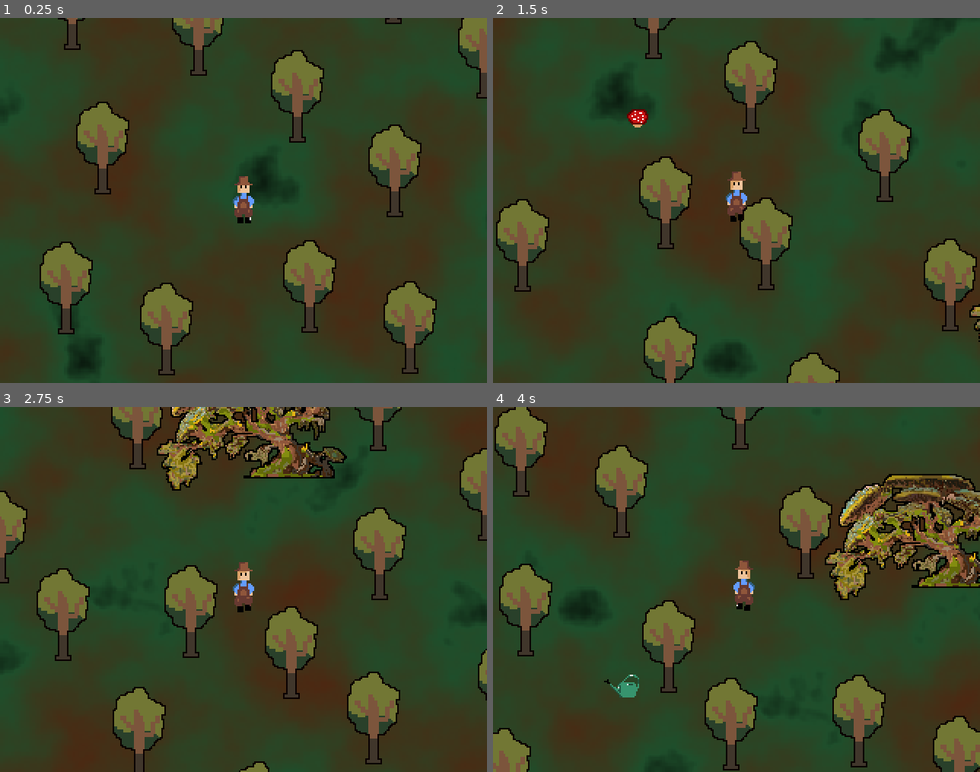
Above: before the commit, frames 1-4 (two rows, left to right).
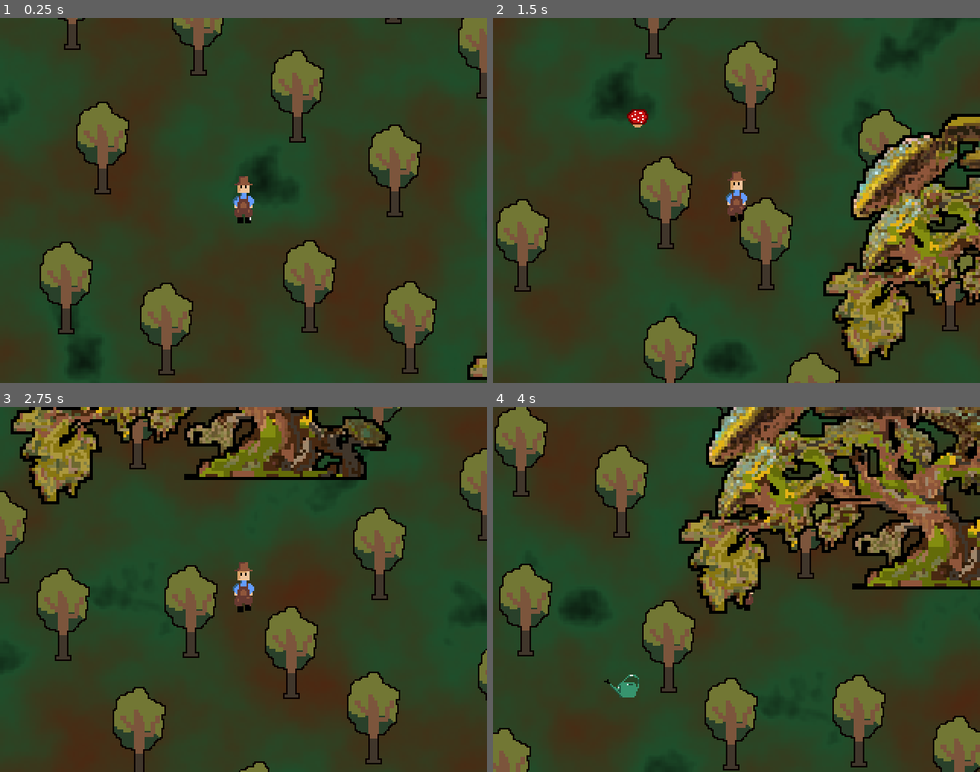
Above: after the commit, the same moments.

Repository: Eren1601/Cyberpunk-Frankenjam
Game: Godot game, scene res://scenes/World.tscn
The game is run twice, just before and just after one commit, with the same random seed, the same clock (stepped at 60 frames per second) and the same inputs.
Inputs:
- Up to frame 1 (0.25 s): no input
- Up to frame 2 (1.5 s): hold D (move_right) 0.53-1.28 s; tap 2 (plant_mushroom) at 0.6 s; hold S (move_down) from 1.28 s (still down); tap 1 (use_axe) at 1.35 s
- Up to frame 3 (2.75 s): release S (move_down) at 2.03 s; hold D (move_right) from 2.03 s (still down); tap 3 (use_watering_can) at 2.1 s
- Up to frame 4 (4 s): release D (move_right) at 2.78 s; hold W (move_up) 2.78-3.53 s; tap 2 (plant_mushroom) at 2.85 s; tap Enter at 3.5 s; hold A (move_left) from 3.53 s (still down); tap 1 (use_axe) at 3.6 s

The runs differ from the first frame. In frame 1, 0.2% of the frame differs, in the area x 95-100%, y 91-100%; in frame 2, 13%; in frame 3, 11%; in frame 4, 23%, in the area x 38-100%, y 0-57%.

Commit message:
OVerlay shtit

Diff:
--- a/scenes/Enemy.tscn
+++ b/scenes/Enemy.tscn
@@ -1,3 +1,69 @@
-[gd_scene format=3 uid="uid://6rv7soijyj8l"]
+[gd_scene load_steps=11 format=3 uid="uid://6rv7soijyj8l"]
+
+[ext_resource type="Script" uid="uid://bme7kfkprcall" path="res://scripts/enemy.gd" id="1_3gvst"]
+[ext_resource type="Texture2D" uid="uid://br0j1g7533iro" path="res://aseprite/enemyOne3-Sheet.png" id="2_55jtl"]
+
+[sub_resource type="AtlasTexture" id="AtlasTexture_mpr68"]
+atlas = ExtResource("2_55jtl")
+region = Rect2(0, 0, 8, 8)
+
+[sub_resource type="AtlasTexture" id="AtlasTexture_ft8do"]
+atlas = ExtResource("2_55jtl")
+region = Rect2(8, 0, 8, 8)
+
+[sub_resource type="AtlasTexture" id="AtlasTexture_5wwv6"]
+atlas = ExtResource("2_55jtl")
+region = Rect2(16, 0, 8, 8)
+
+[sub_resource type="AtlasTexture" id="AtlasTexture_1vja8"]
+atlas = ExtResource("2_55jtl")
+region = Rect2(24, 0, 8, 8)
+
+[sub_resource type="AtlasTexture" id="AtlasTexture_iwav8"]
+atlas = ExtResource("2_55jtl")
+region = Rect2(32, 0, 8, 8)
+
+[sub_resource type="AtlasTexture" id="AtlasTexture_1i2q2"]
+atlas = ExtResource("2_55jtl")
+region = Rect2(40, 0, 8, 8)
+
+[sub_resource type="SpriteFrames" id="SpriteFrames_ly5gv"]
+animations = [{
+"frames": [{
+"duration": 1.0,
+"texture": SubResource("AtlasTexture_mpr68")
+}, {
+"duration": 1.0,
+"texture": SubResource("AtlasTexture_ft8do")
+}, {
+"duration": 1.0,
+"texture": SubResource("AtlasTexture_5wwv6")
+}, {
+"duration": 1.0,
+"texture": SubResource("AtlasTexture_1vja8")
+}, {
+"duration": 1.0,
+"texture": SubResource("AtlasTexture_iwav8")
+}, {
+"duration": 1.0,
+"texture": SubResource("AtlasTexture_1i2q2")
+}],
+"loop": true,
+"name": &"default",
+"speed": 4.0
+}]
+
+[sub_resource type="RectangleShape2D" id="RectangleShape2D_82o86"]
+size = Vector2(8, 8)
 
 [node name="Enemy" type="Node2D"]
+script = ExtResource("1_3gvst")
+
+[node name="AnimatedSprite2D" type="AnimatedSprite2D" parent="."]
+sprite_frames = SubResource("SpriteFrames_ly5gv")
+frame_progress = 0.42452937
+
+[node name="Area2D" type="Area2D" parent="."]
+
+[node name="CollisionShape2D" type="CollisionShape2D" parent="Area2D"]
+shape = SubResource("RectangleShape2D_82o86")
--- a/scenes/World.tscn
+++ b/scenes/World.tscn
@@ -1,10 +1,11 @@
-[gd_scene load_steps=30 format=3 uid="uid://46efp3lmwcbh"]
+[gd_scene load_steps=31 format=3 uid="uid://46efp3lmwcbh"]
 
 [ext_resource type="PackedScene" uid="uid://c5k7efi2kjktv" path="res://scenes/Tree.tscn" id="1_hlk0d"]
 [ext_resource type="PackedScene" uid="uid://cc025nun0pfn2" path="res://scenes/Player.tscn" id="2_0uv0p"]
 [ext_resource type="Script" uid="uid://t8256dgfabob" path="res://scripts/root_graph.gd" id="3_b3faq"]
 [ext_resource type="Script" uid="uid://kbdndscucxg5" path="res://scripts/enemy_spawner.gd" id="4_ygioq"]
 [ext_resource type="Script" uid="uid://6n4t5wt7pvdf" path="res://scripts/root_overlay.gd" id="5_pdh0q"]
+[ext_resource type="PackedScene" uid="uid://6rv7soijyj8l" path="res://scenes/Enemy.tscn" id="6_4q8dg"]
 [ext_resource type="Script" uid="uid://v8mr16i7s03o" path="res://scripts/game_state.gd" id="6_h1bdy"]
 [ext_resource type="Texture2D" uid="uid://cg0yl5kmhv0bq" path="res://aseprite/Sprites/Overlay/glitch_screen-Sheet1.png" id="7_yncth"]
 [ext_resource type="Texture2D" uid="uid://dktrn2c3vwgym" path="res://aseprite/Sprites/Overlay/glitch_screen-Sheet2.png" id="8_jgbtq"]
@@ -563,7 +564,8 @@
 _node_id = 71
 
 [node name="Tree54" parent="Forest Layer/Trees" instance=ExtResource("25_jgbtq")]
-position = Vector2(-1, 5)
+position = Vector2(-37, 0)
+scale = Vector2(2, 2)
 
 [node name="RootGraph" type="Node" parent="."]
 script = ExtResource("3_b3faq")
@@ -572,6 +574,7 @@
 
 [node name="EnemySpawner" type="Node" parent="."]
 script = ExtResource("4_ygioq")
+enemy_scene = ExtResource("6_4q8dg")
 
 [node name="GameState" type="Node" parent="."]
 script = ExtResource("6_h1bdy")
@@ -587,7 +590,6 @@
 metadata/_edit_lock_ = true
 
 [node name="CanvasLayer" type="CanvasLayer" parent="."]
-visible = false
 
 [node name="OverlayBG" type="TextureRect" parent="CanvasLayer"]
 offset_right = 40.0
@@ -611,3 +613,5 @@
 canvas = NodePath("..")
 graph_path = NodePath("../RootGraph")
 metadata/_edit_use_anchors_ = true
+
+[node name="EnemyLayer" type="Node2D" parent="CanvasLayer"]
--- a/scripts/enemy.gd
+++ b/scripts/enemy.gd
@@ -1 +1,117 @@
-extends Node
+extends Node2D
+
+@export var current_node: int = 0
+@export var goal_node: int = 0
+@export var speed_px_per_s: float = 30.0  # movement in UI pixels per second
+
+var graph: RootGraph                      # requires `class_name RootGraph` in RootGraph.gd
+var overlay: Node                         # RootOverlay; we will call world_to_ui() via call()
+var enemy_layer: Node2D                   # parent space for UI-local movement
+var anim_sprite: AnimatedSprite2D
+
+var path: Array[int] = []
+var poly_ui_local: PackedVector2Array = PackedVector2Array()
+var seg: int = 0
+var seg_len: float = 0.0
+var seg_t: float = 0.0  # 0..1 along current segment
+
+func _ready() -> void:
+	# Locate dependencies by name
+	graph = get_tree().get_root().find_child("RootGraph", true, false)
+	overlay = get_tree().get_root().find_child("RootOverlay", true, false)
+	enemy_layer = get_tree().get_root().find_child("EnemyLayer", true, false)
+
+	anim_sprite = $AnimatedSprite2D
+
+	if graph == null or overlay == null:
+		push_warning("MinimapEnemy: Missing RootGraph or RootOverlay.")
+		queue_free()
+		return
+
+	# Ensure we live under EnemyLayer (create if missing)
+	if enemy_layer == null:
+		var ui := get_tree().get_root().find_child("UI", true, false)
+		if ui == null:
+			push_warning("MinimapEnemy: 'UI' CanvasLayer not found.")
+			queue_free()
+			return
+		enemy_layer = Node2D.new()
+		enemy_layer.name = "EnemyLayer"
+		ui.add_child(enemy_layer)
+
+	if get_parent() != enemy_layer:
+		enemy_layer.add_child(self)
+
+	anim_sprite.play()
+	graph.connect("graph_changed", Callable(self, "_on_graph_changed"))
+	_plan()
+	_load_edge_poly_ui_local()
+	if poly_ui_local.size() > 0:
+		position = poly_ui_local[0]  # local to EnemyLayer
+
+func _on_graph_changed() -> void:
+	_plan()
+	_load_edge_poly_ui_local()
+
+func _process(delta: float) -> void:
+	if poly_ui_local.size() < 2:
+		return
+
+	var remain: float = speed_px_per_s * delta
+	while remain > 0.0 and seg < poly_ui_local.size() - 1:
+		var a: Vector2 = poly_ui_local[seg]
+		var b: Vector2 = poly_ui_local[seg + 1]
+
+		if seg_len <= 0.0:
+			seg_len = a.distance_to(b)
+			seg_t = 0.0
+			if seg_len <= 0.0001:
+				seg += 1
+				seg_len = 0.0
+				continue
+
+		var step: float = min(remain, seg_len * (1.0 - seg_t))
+		var dt: float = step / seg_len
+		seg_t += dt
+		position = a.lerp(b, seg_t)  # LOCAL (EnemyLayer space)
+
+		remain -= step
+
+		if seg_t >= 0.9999:
+			seg += 1
+			seg_len = 0.0
+			seg_t = 0.0
+
+	if seg >= poly_ui_local.size() - 1:
+		# advance path or finish
+		if path.size() >= 2:
+			current_node = path[1]
+			path.pop_front()
+			_load_edge_poly_ui_local()
+		else:
+			queue_free()
+
+func _plan() -> void:
+	path = graph.shortest_path(current_node, goal_node)
+
+func _load_edge_poly_ui_local() -> void:
+	poly_ui_local = PackedVector2Array()
+	seg = 0
+	seg_len = 0.0
+	seg_t = 0.0
+	if path.size() < 2:
+		return
+
+	var a_id: int = path[0]
+	var b_id: int = path[1]
+	# World-space polyline of the curved edge
+	var poly_world: PackedVector2Array = graph.get_edge_polyline(a_id, b_id, 24)
+	if poly_world.size() == 0:
+		return
+
+	# Map to UI and then to EnemyLayer local space
+	for pw in poly_world:
+		# overlay.world_to_ui(pw) is called via Variant; type the variable explicitly
+		var p_ui: Vector2 = overlay.call("world_to_ui", pw)
+		var p_local: Vector2 = enemy_layer.to_local(p_ui)
+		poly_ui_local.append(p_local)
--- a/scripts/enemy_spawner.gd
+++ b/scripts/enemy_spawner.gd
@@ -1 +1,129 @@
+# scripts/EnemySpawner.gd
 extends Node
+
+signal minimap_spawn_requested(start_node: int, goal_node: int, speed_px_per_s: float)
+
+@export var goal_node: int = 0
+@export var enemy_speed_px: float = 80.0  # UI-Pixel pro Sekunde
+
+# Wave timing
+@export var wave_interval: float = 30.0          # seconds between waves
+@export var spawn_spacing: float = 0.35          # seconds between spawns inside a wave
+
+# Wave size & scaling
+@export var enemies_per_wave: int = 3            # base number per wave
+@export var wave_growth: int = 3                # how many more enemies each next wave
+@export var max_spawn_locations: int = 2         # unique spawn nodes to pick per wave
+
+# Randomness
+@export var random_seed: int = -1                # -1 => random at runtime
+
+# --- Runtime state ---
+var graph: RootGraph
+var rng := RandomNumberGenerator.new()
+
+var current_wave: int = 1
+var in_wave: bool = false
+var wave_timer: float = 0.0
+var spawn_timer: float = 0.0
+
+var selected_spawn_nodes: Array[int] = []
+var to_spawn_in_wave: int = 0
+var spawn_index: int = 0   # cycles through selected locations
+
+func _ready() -> void:
+	# RNG init
+	if random_seed < 0:
+		rng.randomize()
+	else:
+		rng.seed = int(random_seed)
+
+	# Find graph by name (no need to wire in inspector)
+	graph = get_tree().get_root().find_child("RootGraph", true, false)
+	if graph == null:
+		push_warning("EnemySpawner: RootGraph not found. Name your graph node 'RootGraph'.")
+		return
+
+	# Optional: start immediately or wait for first interval
+	_start_next_wave()
+
+func _process(delta: float) -> void:
+	if graph == null:
+		printerr("graph is null")
+		return
+
+	if !in_wave:
+		# between waves
+		wave_timer += delta
+		if wave_timer >= wave_interval:
+			_start_next_wave()
+	else:
+		# inside wave
+		if to_spawn_in_wave <= 0:
+			_end_wave()
+			return
+
+		spawn_timer += delta
+		if spawn_timer >= spawn_spacing:
+			spawn_timer = 0.0
+			_spawn_one_from_selection()
+
+# --- Wave lifecycle ---
+
+func _start_next_wave() -> void:
+	# pick spawn locations for this wave
+	selected_spawn_nodes = select_locations_for_next_wave()
+	if selected_spawn_nodes.is_empty():
+		# no valid spawn nodes -> postpone and try later
+		in_wave = false
+		wave_timer = 0.0
+		return
+
+	in_wave = true
+	wave_timer = 0.0
+	spawn_timer = 0.0
+	spawn_index = 0
+	to_spawn_in_wave = enemies_per_wave + (current_wave - 1) * wave_growth
+
+func _end_wave() -> void:
+	in_wave = false
+	current_wave += 1
+	wave_timer = 0.0
+	spawn_timer = 0.0
+
+# --- Selection & Spawning ---
+
+func select_locations_for_next_wave() -> Array[int]:
+	# Get all enabled spawn nodes from graph
+	if !graph or !graph.has_method("get_spawn_nodes"):
+		return []
+	var candidates: Array[int] = graph.get_spawn_nodes()
+	if candidates.is_empty():
+		return []
+
+	# Shuffle candidates deterministically per wave (so replays are stable if seeded)
+	_shuffle_in_place(candidates)
+	# Limit to max_spawn_locations (but at least 1)
+	var k : int = max(1, max_spawn_locations)
+	if candidates.size() > k:
+		candidates.resize(k)
+	print_debug(candidates)
+	return candidates
+
+func _spawn_one_from_selection() -> void:
+	if graph == null or selected_spawn_nodes.is_empty():
+		return
+	var loc_id: int = selected_spawn_nodes[spawn_index % selected_spawn_nodes.size()]
+	spawn_index += 1
+	# Statt Szene: Signal an Overlay
+	emit_signal("minimap_spawn_requested", loc_id, goal_node, enemy_speed_px)
+	to_spawn_in_wave -= 1
+
+
+func _shuffle_in_place(arr: Array[int]) -> void:
+	# Fisher–Yates with RNG
+	for i in range(arr.size() - 1, 0, -1):
+		var j: int = rng.randi_range(0, i)
+		var tmp := arr[i]
+		arr[i] = arr[j]
+		arr[j] = tmp
--- a/scripts/root_graph.gd
+++ b/scripts/root_graph.gd
@@ -209,7 +209,6 @@
 						continue
 					var cost: float = (d if use_distance_cost else 1.0)
 					add_edge(a_id, b_id, cost)
-					print_debug("a_id: ", a_id , " b_id: ", b_id, " cost: ", cost)
 
 	# Emit once at end to avoid repeated redraws if you prefer. Here add_edge already emits.
 	emit_signal("graph_changed")
--- a/scripts/root_overlay.gd
+++ b/scripts/root_overlay.gd
@@ -4,8 +4,20 @@
 # It scales and transforms world positions (tree nodes) into
 # screen coordinates, and draws curved Bezier-like connections.
 # ----------------------------------------------------------
+extends Control
 
-extends Control
+class MinimapEnemyToken:
+	var path: Array[int] = []                    # Node-ID-Pfad
+	var seg: int = 0                             # aktueller Pfad-Index (zwischen path[seg] und path[seg+1])
+	var poly: PackedVector2Array = PackedVector2Array()  # aktuelle Kanten-Polyline (world-space)
+	var poly_i: int = 0                          # Index innerhalb der Polyline
+	var pos_world: Vector2 = Vector2.ZERO        # aktuelle Weltposition
+	var speed_ui: float = 20.0                   # Bewegungsgeschwindigkeit in UI-Pixeln/s
+	var born_t: float = 0.0                      # für Blinken
+	var color: Color = Color(0.9, 0.15, 0.15)
+
+var tokens: Array[MinimapEnemyToken] = []
+
 @export var canvas: CanvasLayer
 
 @export var graph_path: NodePath
@@ -35,6 +47,12 @@
 	# Optional: start visible for debugging if you haven't set the Input Map yet
 	visible = true
 
+	# Alle EnemySpawner finden und ihr Signal anbinden:
+	var spawners := get_tree().get_nodes_in_group("enemy_spawners")
+	for s in spawners:
+		s.connect("minimap_spawn_requested", Callable(self, "_on_minimap_spawn_requested"))
+
+
 # Called whenever the graph changes (e.g. new nodes, edges, chopped trees)
 func _on_graph_changed() -> void:
 	if graph and graph.has_method("get_world_bounds"):
@@ -49,16 +67,28 @@
 	var scale := Vector2(rect_size.x / world_rect.size.x, rect_size.y / world_rect.size.y)
 	return (p - world_rect.position) * scale
 
+# Public helper so other nodes can convert world->ui
+func world_to_ui(p: Vector2) -> Vector2:
+	return _world_to_ui(p)
+
+# Public helper for vectors (no translation)
+func world_vec_to_ui(v: Vector2) -> Vector2:
+	var rect_size: Vector2 = get_size()
+	var sx : float = rect_size.x / max(world_rect.size.x, 1.0)
+	var sy : float = rect_size.y / max(world_rect.size.y, 1.0)
+	return Vector2(v.x * sx, v.y * sy)
+
 # ----------------------------------------------------------
 # DRAWING
 # ----------------------------------------------------------
 func _process(delta: float) -> void:
-	# Toggle logic; comment out if you want it always on
+	#Toggle logic; comment out if you want it always on
 	if InputMap.has_action("show_map"):
 		canvas.visible = Input.is_action_pressed("show_map")
 	# Animate curves (wobble): redraw when visible
 	if visible:
 		queue_redraw()
+	pass
 
 func _draw() -> void:
 	if graph == null:
@@ -114,3 +144,22 @@
 func _bezier2(p0: Vector2, p1: Vector2, p2: Vector2, t: float) -> Vector2:
 	var u: float = 1.0 - t
 	return u * u * p0 + 2.0 * u * t * p1 + t * t * p2
+
+# --- Spawner-Signal-Handler: Token erzeugen ---
+func _on_minimap_spawn_requested(start_node: int, goal_node: int, speed_px_per_s: float) -> void:
+	if graph == null:
+		return
+	var path_ids: Array[int] = graph.shortest_path(start_node, goal_node)
+	if path_ids.size() < 2:
+		return
+	var tok := MinimapEnemyToken.new()
+	tok.path = path_ids
+	tok.seg = 0
+	tok.poly = graph.get_edge_polyline(path_ids[0], path_ids[1], 24)  # world-space Punkte
+	tok.poly_i = 0
+	if tok.poly.size() > 0:
+		tok.pos_world = tok.poly[0]
+
+	tok.speed_ui = speed_px_per_s
+	tok.born_t = Time.get_ticks_msec() * 0.001
+	tokens.append(tok)
--- a/scripts/tree.gd
+++ b/scripts/tree.gd
@@ -13,7 +13,8 @@
 	graph = get_tree().get_root().find_child("RootGraph", true, false)
 	if graph == null:
 		push_warning("Tree.gd: RootGraph not found in scene.")
-
+	if is_spawner:
+		add_to_group("enemy_spawners")
 
 func chop_down() -> void:
 	if chopped: return
